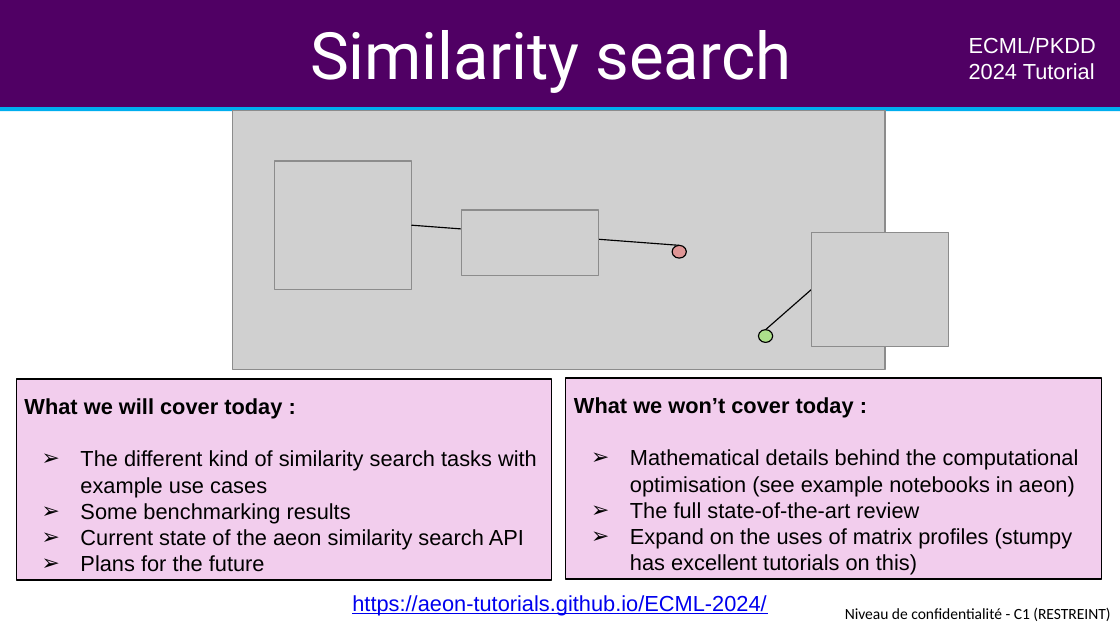
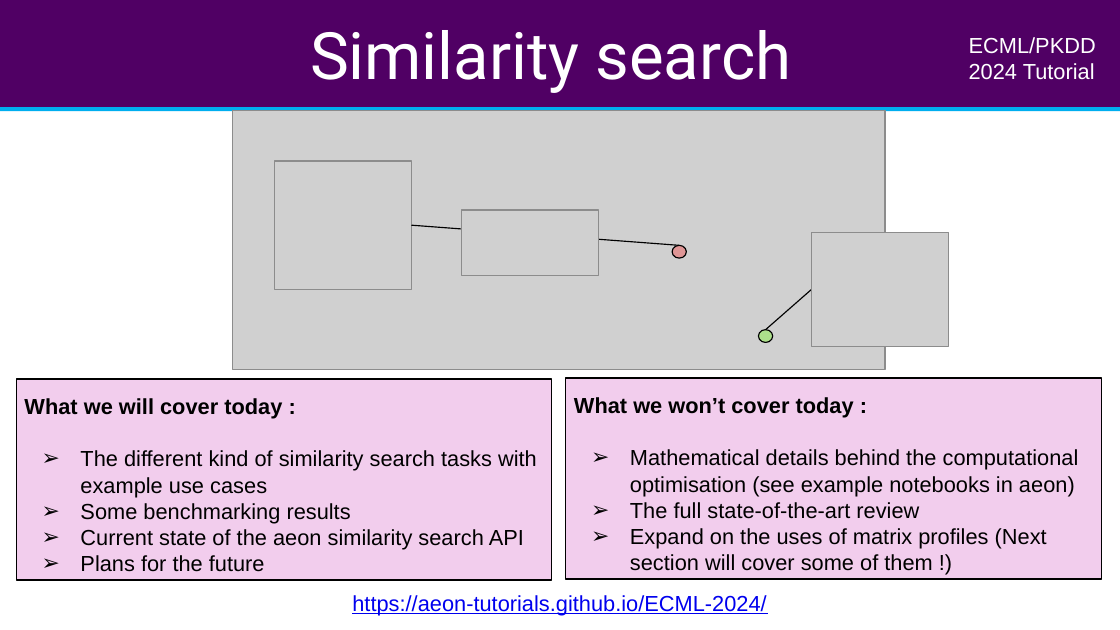
Before and after one commit to aeon-toolkit/aeon-tutorials, a slide deck: slide 1 of ECML-2024/Slides/part4_similarity_search.pptx. Drawn at 1120x630 pixels with LibreOffice and Linux fonts; fonts in the diff are those of the drawing; grey boxes stand for pictures. Boxes give left, top, right and bottom in pixels: in the first picture for what was removed or moved away, otherwise in the second. Text is boxed around its words. In the diff, an @@ line names an element or a change of style, - is before the commit and + after.

Commit message:
Add files via upload (#47)

```diff
--- a/ECML-2024/Slides/part4_similarity_search.pptx
+++ b/ECML-2024/Slides/part4_similarity_search.pptx
@@ text in rectangle at (630, 528, 1047, 571): text changed @@
-➢ Expand on the uses of matrix profiles (stumpy has excellent tutorials on this)
+➢ Expand on the uses of matrix profiles (Next section will cover some of them !)
@@ rectangle added at (832, 604, 1120, 628), fill #FFFFFF, outline #FFFFFF 2 pt @@
@@ text removed at (845, 607, 1110, 621) @@
-Niveau de confidentialité - C1 (RESTREINT)
```
Also in this commit, not shown: 20 other slides changed, 1 slide added.
